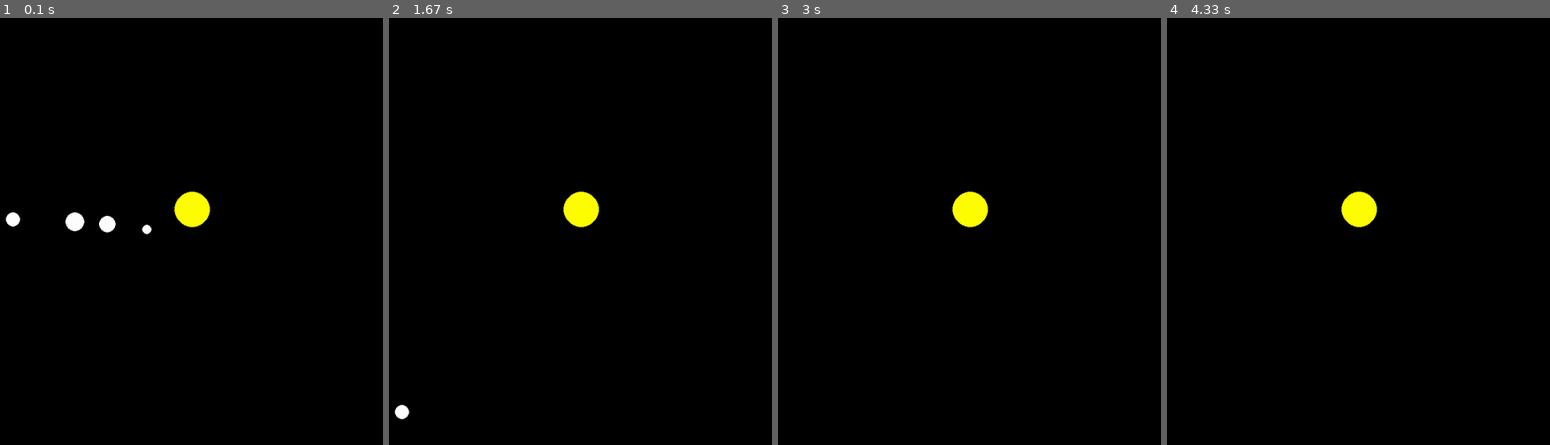
Above: before the commit, frames 1-4 (left to right).
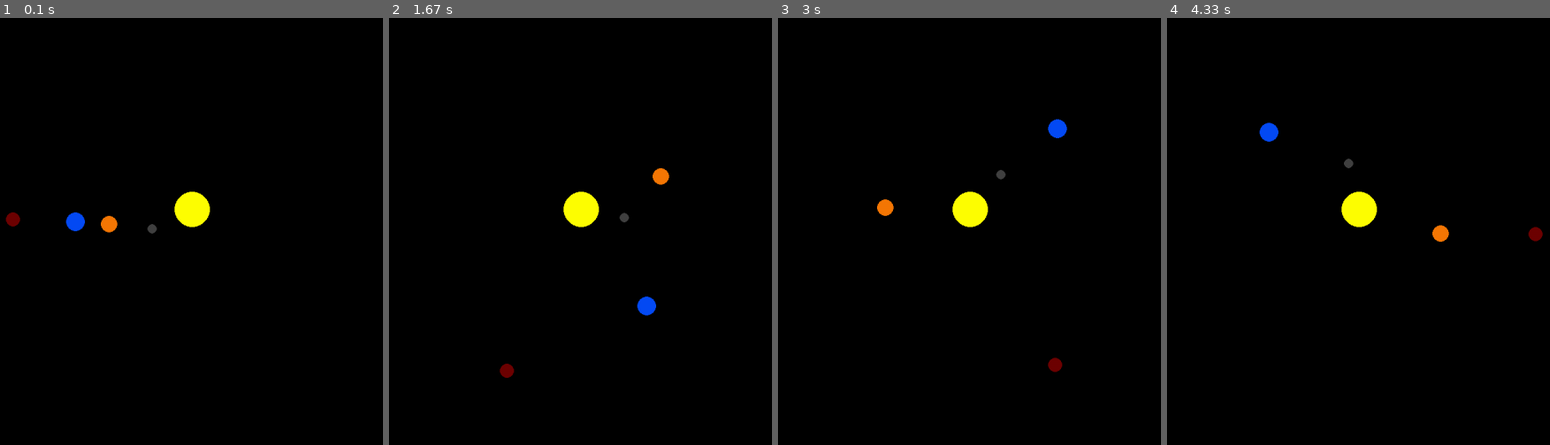
Above: after the commit, the same moments.

Repository: Specter-0/Pygame-utilities
Game: pygame game, started from pygameTests copy.py
The game is run twice, just before and just after one commit, with the same random seed, the same clock (stepped at 60 frames per second) and the same inputs.
Inputs:
- Up to frame 1 (0.1 s): no input
- Up to frame 2 (1.67 s): no input
- Up to frame 3 (3 s): no input
- Up to frame 4 (4.33 s): no input

The runs differ from the first frame. In frame 1, 0.5% of the frame differs, in the area x 1-41%, y 45-51%; in frame 2, 0.6%, in the area x 1-74%, y 34-94%; in frame 3, 0.5%; in frame 4, 0.5%.

Commit message:
idk what i am doign

Diff:
--- a/pgu.py
+++ b/pgu.py
@@ -99,13 +99,16 @@
             force_y = math.sin(v) * force
             return force_x, force_y
 
+
         def update_pos(self, objects):
             total_fx = total_fy = 0
 
             for object in objects:
                 if self == object:
                     continue
-                total_fx, total_fy = self.attraction(object)
+                fx, fy = self.attraction(object)
+                total_fx += fx
+                total_fy += fy
 
             self.x_vel += total_fx / self.mass * TIMESTEP
             self.y_vel += total_fy / self.mass * TIMESTEP
--- a/pygameTests copy.py
+++ b/pygameTests copy.py
@@ -14,16 +14,16 @@
 
     sun = pgu.utility.gravity_create_object(0, 0, 30, 1.98892 * 10**30, pgu.YELLOW) #1.98892 * 10**30
 
-    earth = pgu.utility.gravity_create_object(-1, 0, 16, 6.9742 * 10**24) #6.9742 * 10**24
+    earth = pgu.utility.gravity_create_object(-1, 0, 16, 6.9742 * 10**24, pgu.BLUE) #6.9742 * 10**24
     earth.y_vel = 29.783 * 1000
 
-    mars = pgu.utility.gravity_create_object(-1.524, 0, 12, 6.39 * 10**23) #6.39 * 10**23
+    mars = pgu.utility.gravity_create_object(-1.524, 0, 12, 6.39 * 10**23, pgu.DARKRED) #6.39 * 10**23
     mars.y_vel = 24.077 * 1000
 
-    mercury = pgu.utility.gravity_create_object(-0.387, 0, 8, 0.330 * 10**24) #0.330 * 10**24
+    mercury = pgu.utility.gravity_create_object(-0.387, 0, 8, 0.330 * 10**24, pgu.GRAY) #0.330 * 10**24
     mercury.y_vel = 47.4 * 1000
 
-    venus = pgu.utility.gravity_create_object(-0.723, 0, 14, 1.8685 * 10**24) #1.8685 * 10**24
+    venus = pgu.utility.gravity_create_object(-0.723, 0, 14, 1.8685 * 10**24, pgu.ORANGE) #1.8685 * 10**24
     venus.y_vel = 35.02 * 1000
 
     objects = [sun, earth, mars, mercury, venus]
